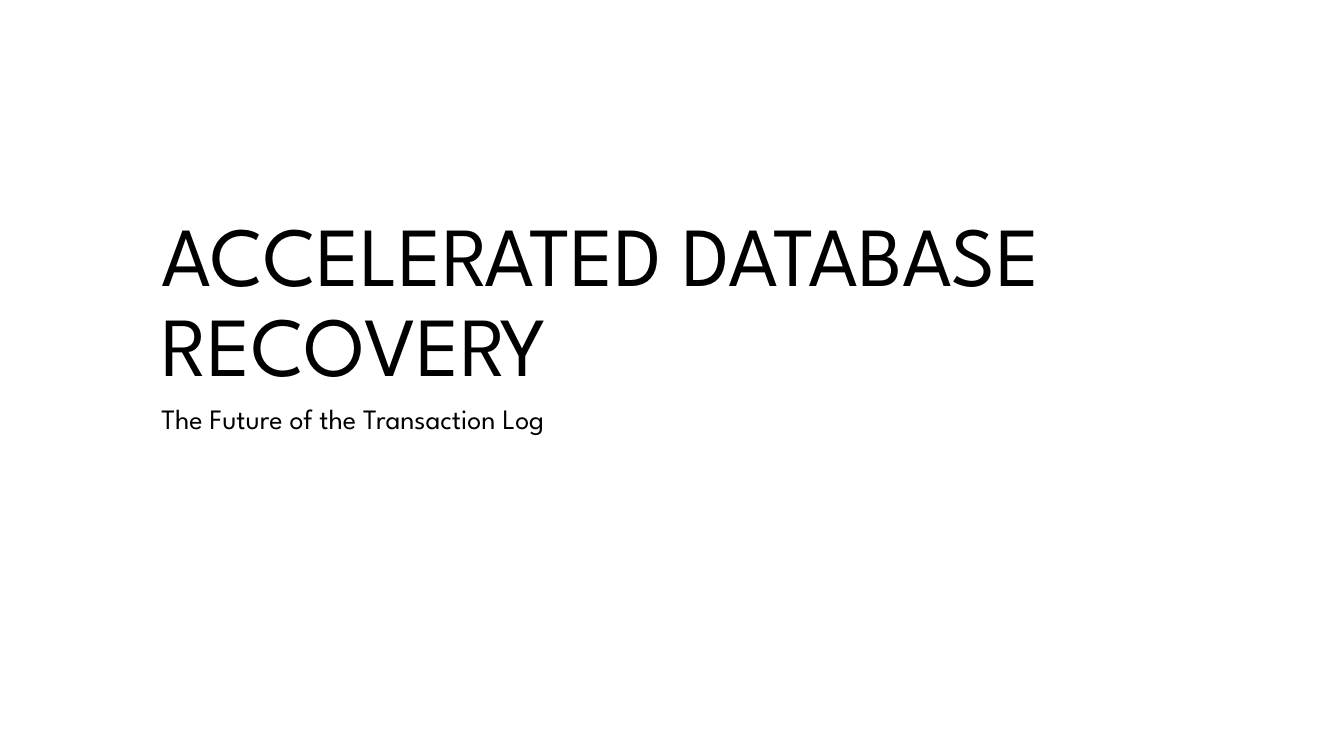
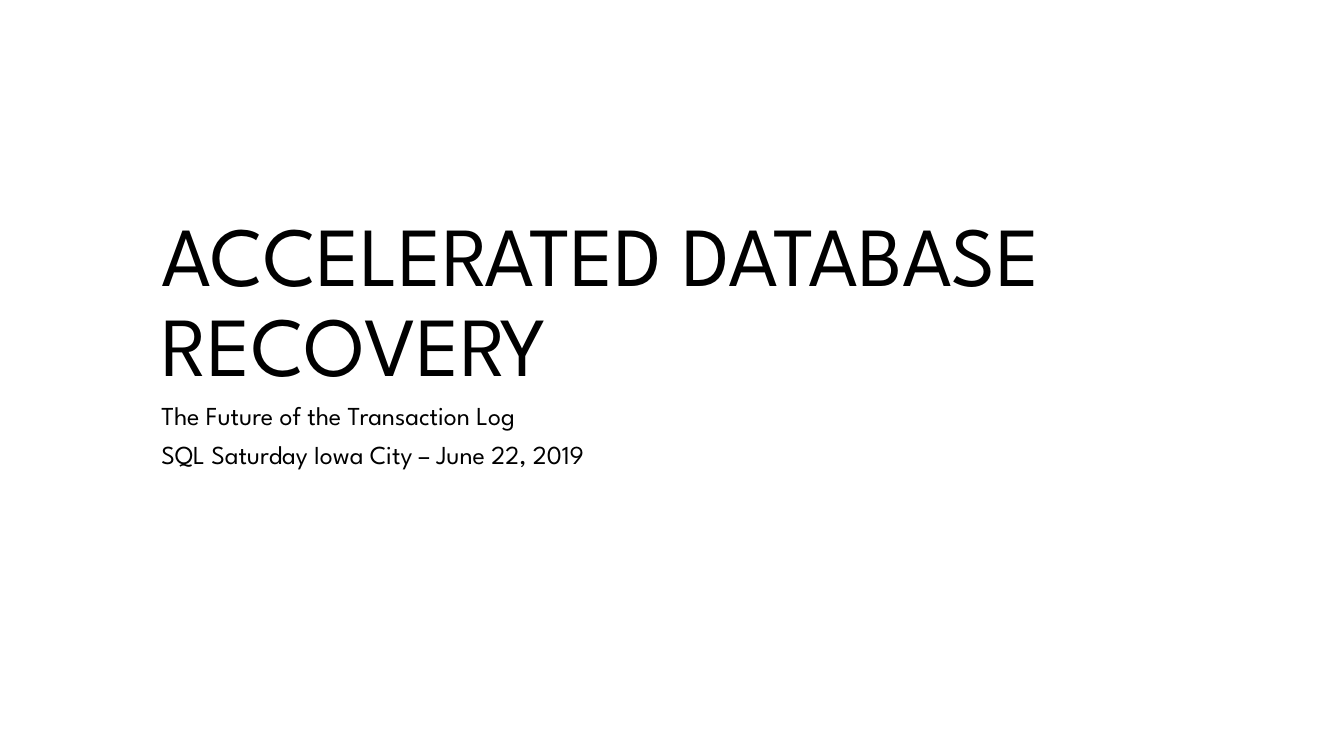
Before and after one commit to skreebydba/AcceleratedDatabaseRecovery, a slide deck: slide 1 of AcceleratedDatabaseRecovery/AcceleratedDatabaseRecovery.pptx. Drawn at 1344x756 pixels with LibreOffice and Linux fonts; fonts in the diff are those of the drawing; background and template pictures are left out. Boxes give left, top, right and bottom in pixels: in the first picture for what was removed or moved away, otherwise in the second. Text is boxed around its words. In the diff, an @@ line names an element or a change of style, - is before the commit and + after.

```diff
--- a/AcceleratedDatabaseRecovery/AcceleratedDatabaseRecovery.pptx
+++ b/AcceleratedDatabaseRecovery/AcceleratedDatabaseRecovery.pptx
@@ subtitle at [161, 407, 514, 431]: size 20 to 18.5 pt in "The Future of the Transaction Log"; line spacing 0.9 to 0.8 @@
@@ subtitle at [161, 446, 584, 470]: paragraph added @@
+SQL Saturday Iowa City – June 22, 2019
```
Also in this commit, not shown: 1 other slide changed, 2 slides added, 3 other files.
